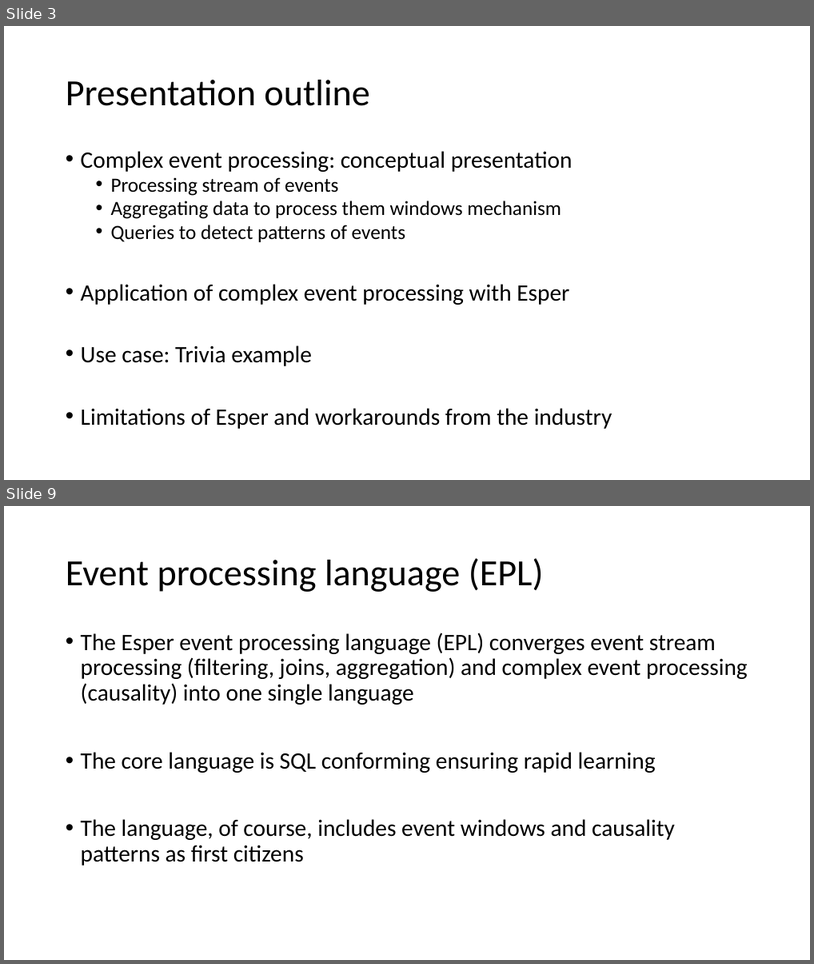
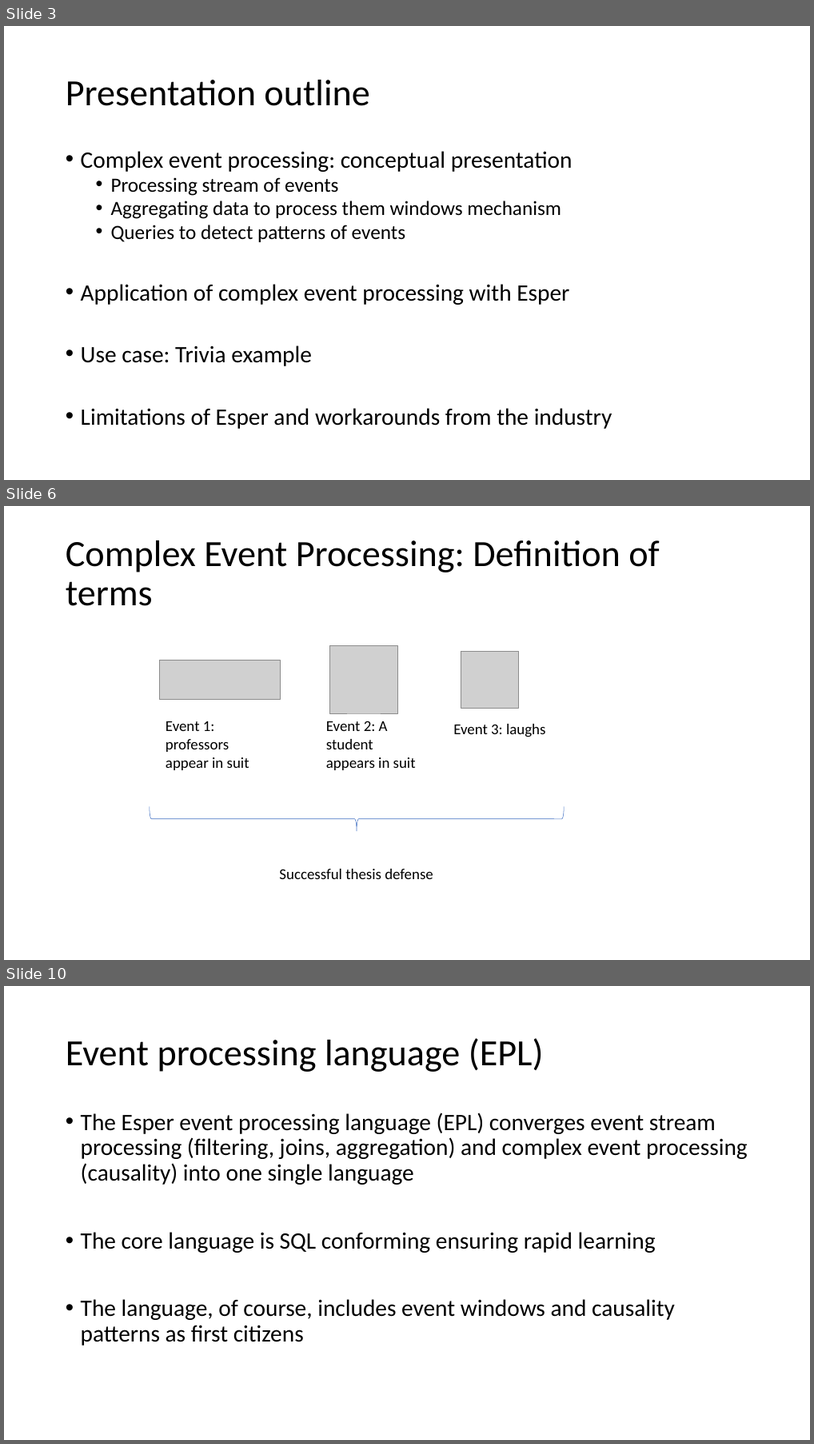
Before and after one commit to enercom25/sem3_24, a slide deck: CEPSem2024.pptx. Shown one above the other, each under a label of ours: slides 3 and 9 before the commit, slides 3, 6 and 10 after it; the slides between them are not shown. The pictures are 814x964 and 814x1444 pixels, drawn with LibreOffice and Linux fonts; fonts in the diff are those of the drawing; grey boxes stand for pictures. Boxes give left, top, right and bottom in pixels: in the first picture for what was removed or moved away, otherwise in the second. Text is boxed around its words. In the diff, an @@ line names an element or a change of style, - is before the commit and + after.

```diff
--- a/CEPSem2024.pptx
+++ b/CEPSem2024.pptx
@@ slide 6 added at (x1=4, y1=506, x2=810, y2=960), background #FFFFFF @@
@@ title added at (x1=66, y1=540, x2=659, y2=606), 44 pt, text #000000 @@
+Complex Event Processing: Definition of terms
@@ picture added at (x1=330, y1=646, x2=398, y2=713) @@
@@ picture added at (x1=159, y1=660, x2=280, y2=700) @@
@@ picture added at (x1=461, y1=651, x2=519, y2=708) @@
@@ text added at (x1=166, y1=720, x2=250, y2=770), 18 pt, text #000000 @@
+Event 1: professors appear in suit
@@ text added at (x1=326, y1=720, x2=416, y2=770), 18 pt, text #000000 @@
+Event 2: A student appears in suit
@@ text added at (x1=454, y1=724, x2=546, y2=737), 18 pt, text #000000 @@
+Event 3: laughs
@@ right brace added at (x1=150, y1=806, x2=565, y2=831), outline #4472C4 0.5 pt @@
@@ text added at (x1=279, y1=868, x2=434, y2=879), 18 pt, text #000000 @@
+Successful thesis defense
@@ what was slide 9 is now slide 10 @@
```
Also in this commit, not shown: 7 slides changed, 3 other slides added, 3 slides removed.
